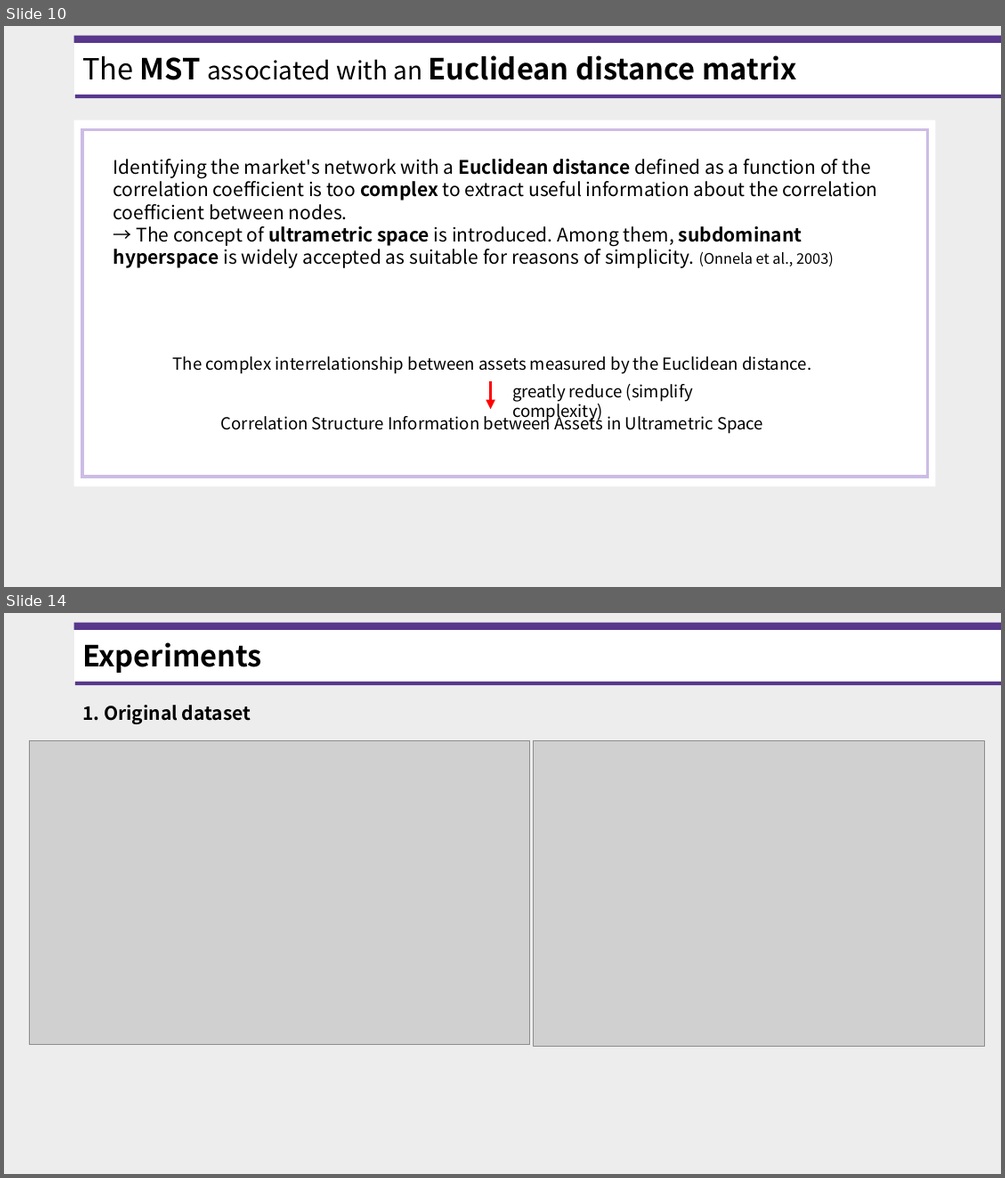
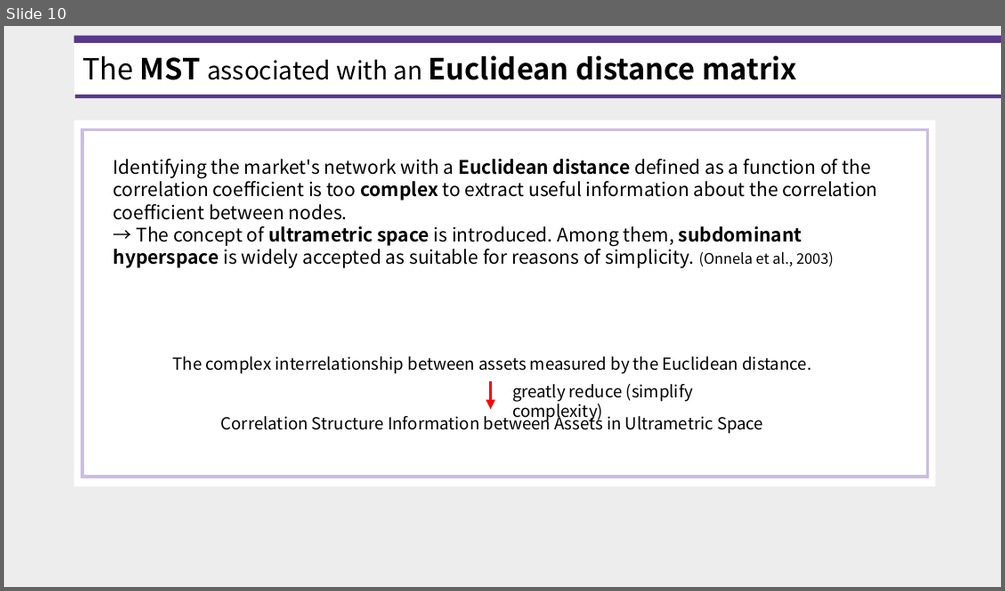
Before and after one commit to OH-Seoyoung/Training_for_Research, a slide deck: 7. Hierarchical_trees/20220120_Hierarchical_structure_in_financial_market.pptx. Shown one above the other, each under a label of ours: slides 10 and 14 before the commit, slide 10 after it; the slides between them are not shown. The pictures are 1005x1178 and 1005x591 pixels, drawn with LibreOffice and Linux fonts; fonts in the diff are those of the drawing; grey boxes stand for pictures. Boxes give left, top, right and bottom in pixels: in the first picture for what was removed or moved away, otherwise in the second. Text is boxed around its words. In the diff, an @@ line names an element or a change of style, - is before the commit and + after.

```diff
--- a/7. Hierarchical_trees/20220120_Hierarchical_structure_in_financial_market.pptx
+++ b/7. Hierarchical_trees/20220120_Hierarchical_structure_in_financial_market.pptx
@@ slide 14 removed at (x1=4, y1=613, x2=1001, y2=1174), background #EDEDED @@
@@ group removed at (x1=74, y1=623, x2=1001, y2=686): 3 rectangles, 1 text @@
-Experiments
@@ text removed at (x1=82, y1=705, x2=251, y2=724) @@
-1. Original dataset
@@ picture removed at (x1=29, y1=741, x2=530, y2=1045) @@
@@ picture removed at (x1=533, y1=741, x2=985, y2=1046) @@
```
Also in this commit, not shown: 3 slides changed, 2 other slides removed, 4 other files.
